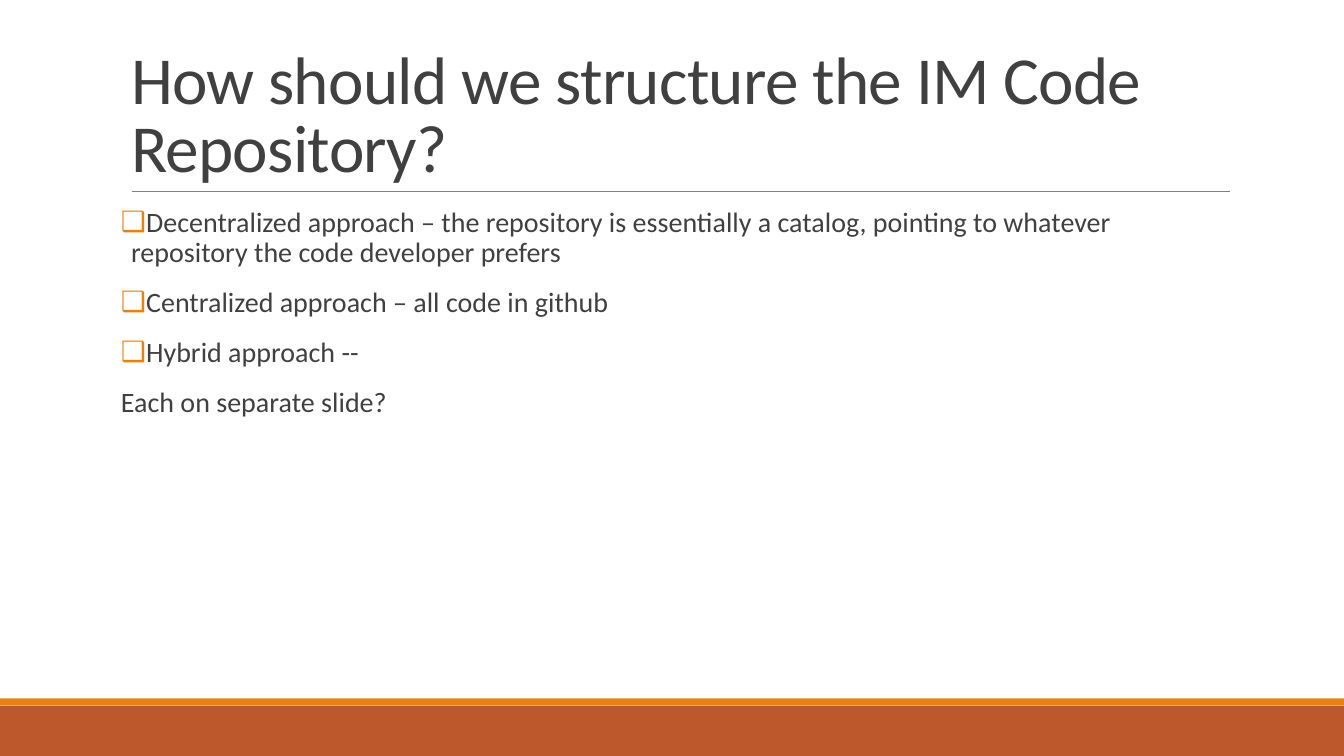
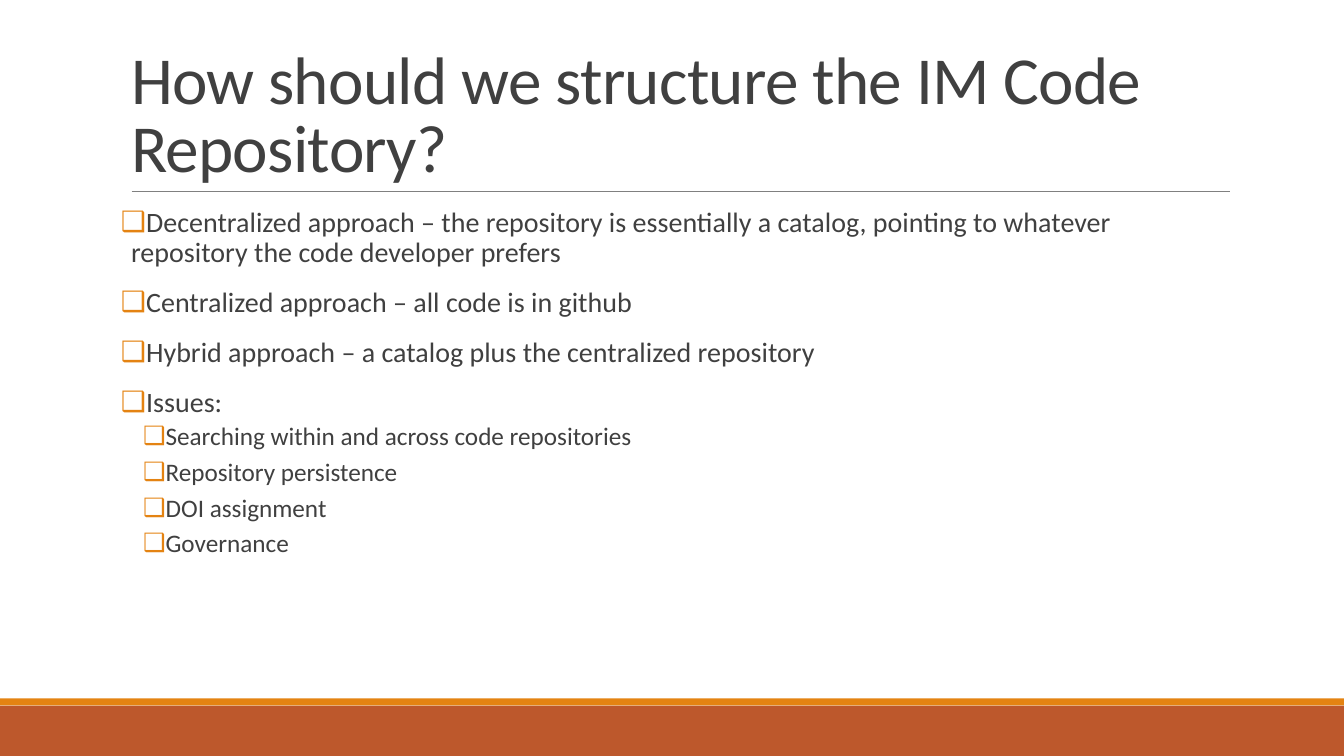
Before and after one commit to vanderbi/codeLibrary, a slide deck: slide 5 of Building an Information Management Code Library.pptx (slide 3 before the commit). Drawn at 1344x756 pixels with LibreOffice and Linux fonts; fonts in the diff are those of the drawing; background and template pictures are left out. Boxes give left, top, right and bottom in pixels: in the first picture for what was removed or moved away, otherwise in the second. Text is boxed around its words. In the diff, an @@ line names an element or a change of style, - is before the commit and + after.

Commit message:
Update to send to github

```diff
--- a/Building an Information Management Code Library.pptx
+++ b/Building an Information Management Code Library.pptx
@@ text at (x1=146, y1=292, x2=815, y2=552): text changed @@
-❑ Centralized approach – all code in github
-❑ Hybrid approach --
-Each on separate slide?
+❑ Centralized approach – all code is in github
+❑ Hybrid approach – a catalog plus the centralized repository
+❑ Issues:
+  ❑ Searching within and across code repositories
+  ❑ Repository persistence
+  ❑ DOI assignment
+  ❑ Governance
```
Also in this commit, not shown: 3 other slides changed, 4 slides added.
